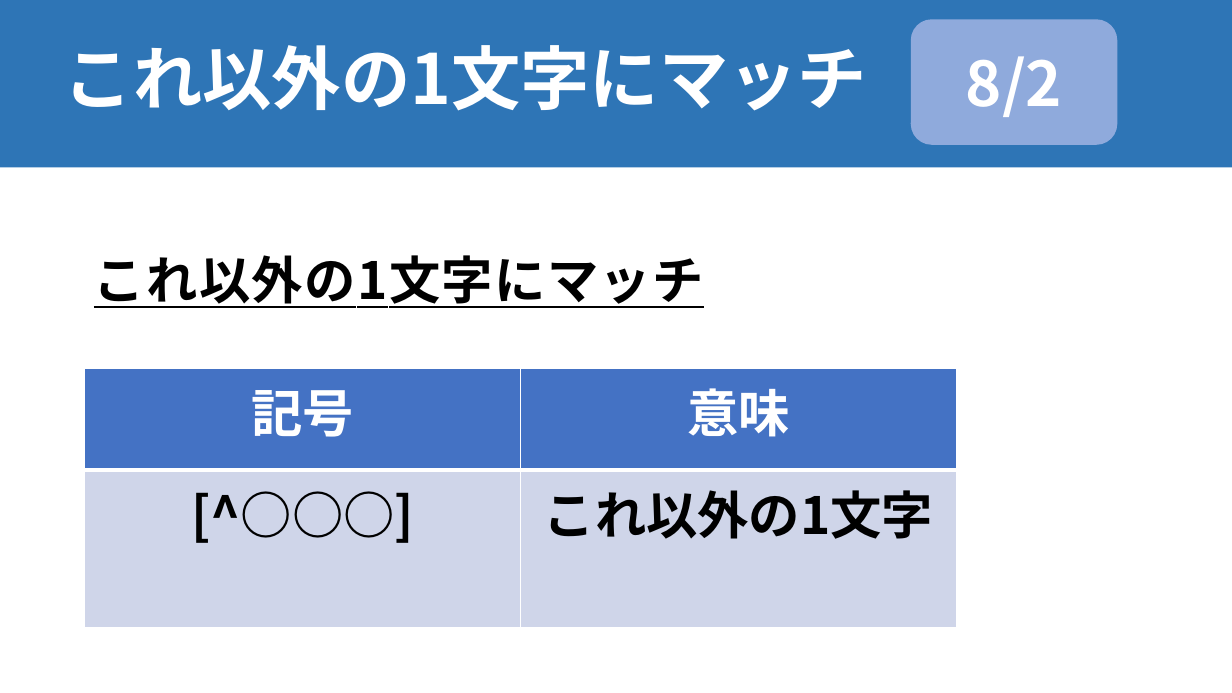
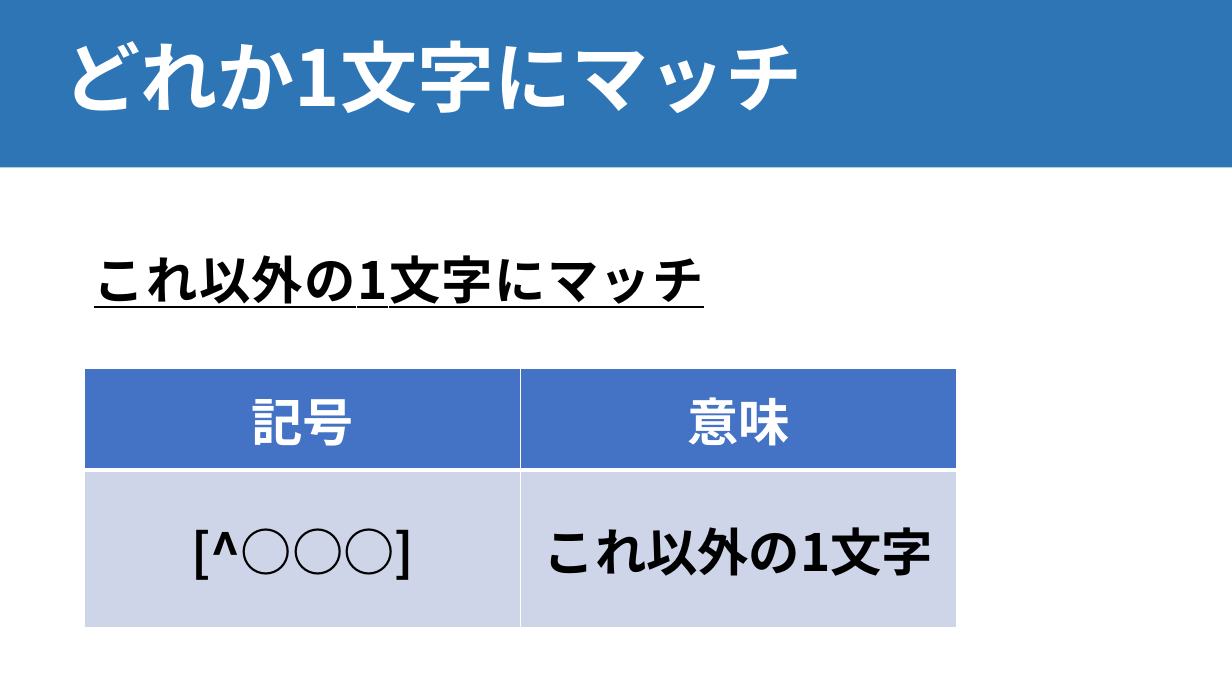
Before and after one commit to mugifusen/NLP100, a slide deck: slide 14 of chap03/正規表現.pptx. Drawn at 1232x693 pixels with LibreOffice and Linux fonts; fonts in the diff are those of the drawing. Boxes give left, top, right and bottom in pixels: in the first picture for what was removed or moved away, otherwise in the second. Text is boxed around its words. In the diff, an @@ line names an element or a change of style, - is before the commit and + after.

```diff
--- a/chap03/正規表現.pptx
+++ b/chap03/正規表現.pptx
@@ rounded rectangle removed at [911, 19, 1117, 145] @@
-8/2
@@ title at [64, 40, 802, 113]: text changed; size 54 to 60 pt @@
-これ以外の1文字にマッチ
+どれか1文字にマッチ
@@ table: place and size @@
-table at [85, 368, 958, 572]
+table at [85, 368, 958, 580]
```
Also in this commit, not shown: 33 other slides changed, 24 slides added, 8 slides removed, 1 other file.
